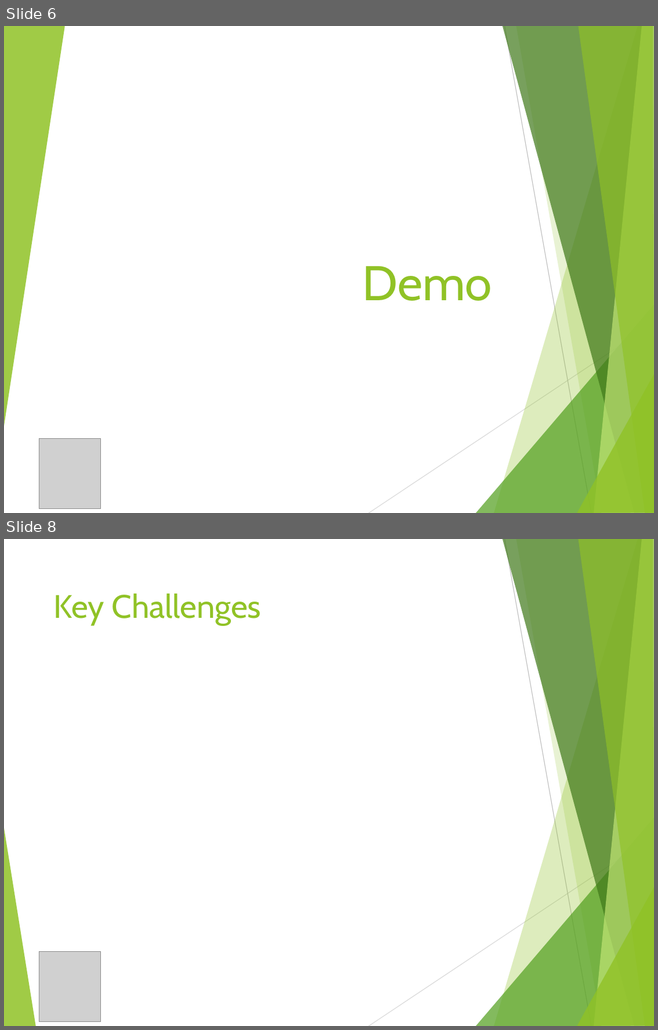
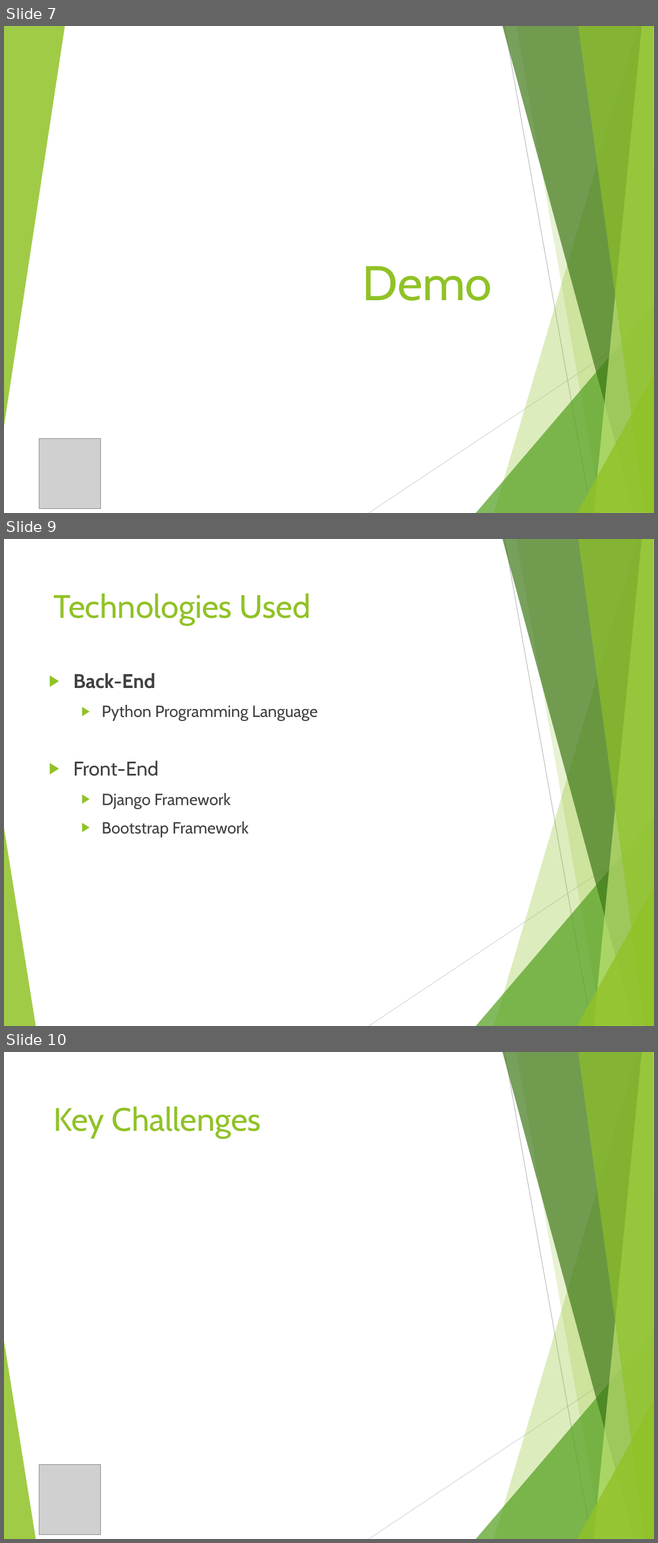
Before and after one commit to anooptoffy/MultiModalRoutePlanning, a slide deck: slides/GIS ppt.pptx. Shown one above the other, each under a label of ours: slides 6 and 8 before the commit, slides 7, 9 and 10 after it; the slides between them are not shown. The pictures are 658x1030 and 658x1543 pixels, drawn with LibreOffice and Linux fonts; fonts in the diff are those of the drawing; grey boxes stand for pictures. Boxes give left, top, right and bottom in pixels: in the first picture for what was removed or moved away, otherwise in the second. Text is boxed around its words. In the diff, an @@ line names an element or a change of style, - is before the commit and + after.

```diff
--- a/slides/GIS ppt.pptx
+++ b/slides/GIS ppt.pptx
@@ slide 9 added at [4,539,654,1026], background #FFFFFF; not listed: 10 template elements that a slide beside it also shows @@
@@ title added at [54,594,311,625], 36 pt, text #90C226 @@
+Technologies Used
@@ text added at [73,673,317,837], 18 pt, text #404040 @@
+▶ Back-End
+  ▶ Python Programming Language
+▶ Front-End
+  ▶ Django Framework
+  ▶ Bootstrap Framework
@@ what was slide 6 is now slide 7 @@
@@ what was slide 8 is now slide 10 @@
```
Also in this commit, not shown: 7 slides changed, 1 other slide added, 10 other files.
